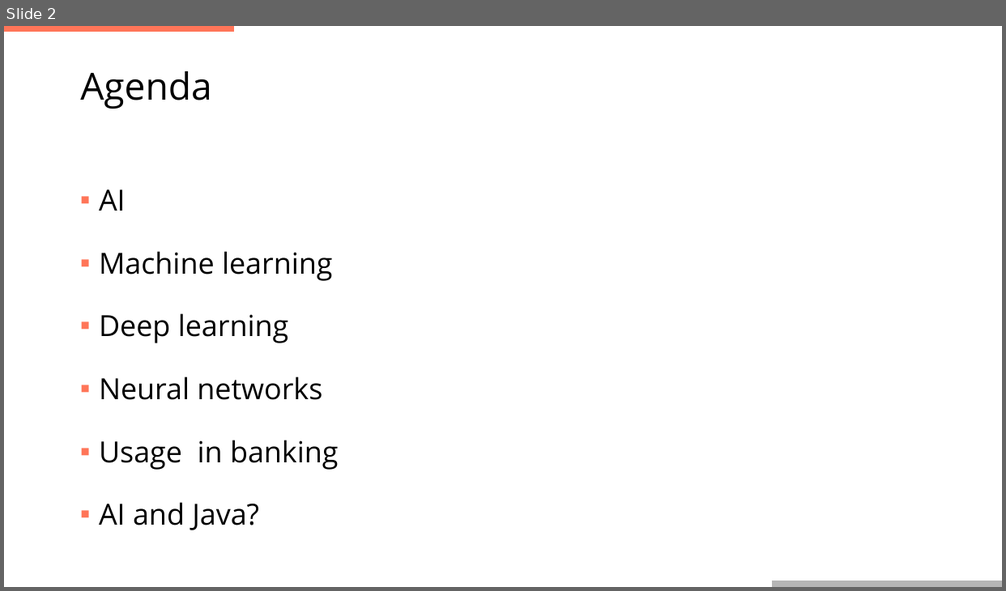
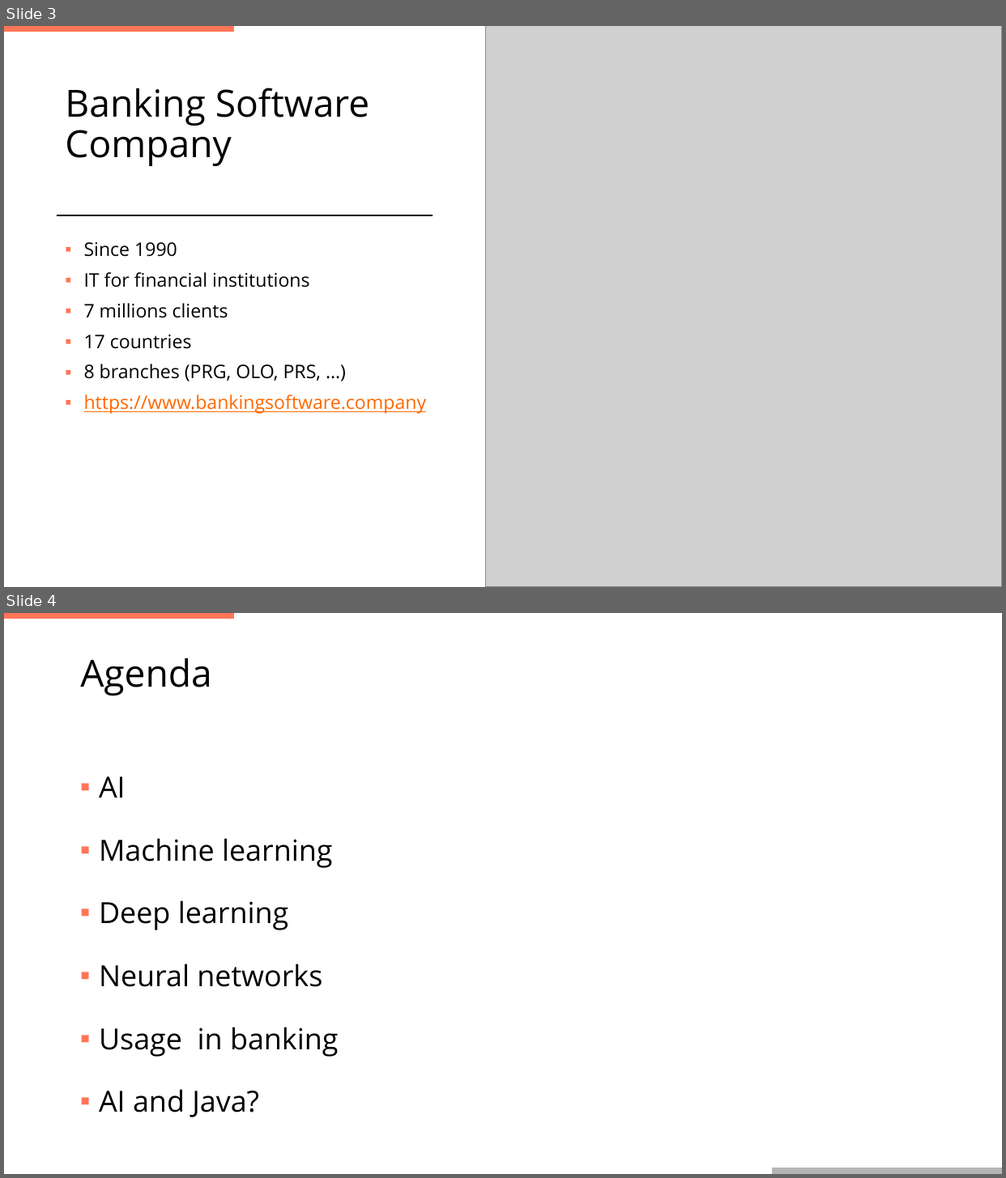
Before and after one commit to tonda100/trainings, a slide deck: ai-intro/ai_introduction.pptx. Shown one above the other, each under a label of ours: slide 2 before the commit, slides 3 and 4 after it. The pictures are 1006x591 and 1006x1178 pixels, drawn with LibreOffice and Linux fonts; fonts in the diff are those of the drawing; grey boxes stand for pictures; background and template pictures are left out. Boxes give left, top, right and bottom in pixels: in the first picture for what was removed or moved away, otherwise in the second. Text is boxed around its words. In the diff, an @@ line names an element or a change of style, - is before the commit and + after.

```diff
--- a/ai-intro/ai_introduction.pptx
+++ b/ai-intro/ai_introduction.pptx
@@ slide 3 added at [4,26,1002,587], background #FFFFFF; not listed: 2 template elements that a slide beside it also shows @@
@@ picture added at [485,26,1002,587] @@
@@ title added at [65,88,370,166], 36 pt, text #000000 @@
+Banking Software Company
@@ line added from (58, 216) to (432, 216), #000000 1.5 pt @@
@@ text added at [84,242,427,414], 18 pt, text #000000 @@
+▪ Since 1990
+▪ IT for financial institutions
+▪ 7 millions clients
+▪ 17 countries
+▪ 8 branches (PRG, OLO, PRS, …)
+▪ https://www.bankingsoftware.company
@@ what was slide 2 is now slide 4 @@
```
Also in this commit, not shown: 1 slide changed, 1 other slide added.
